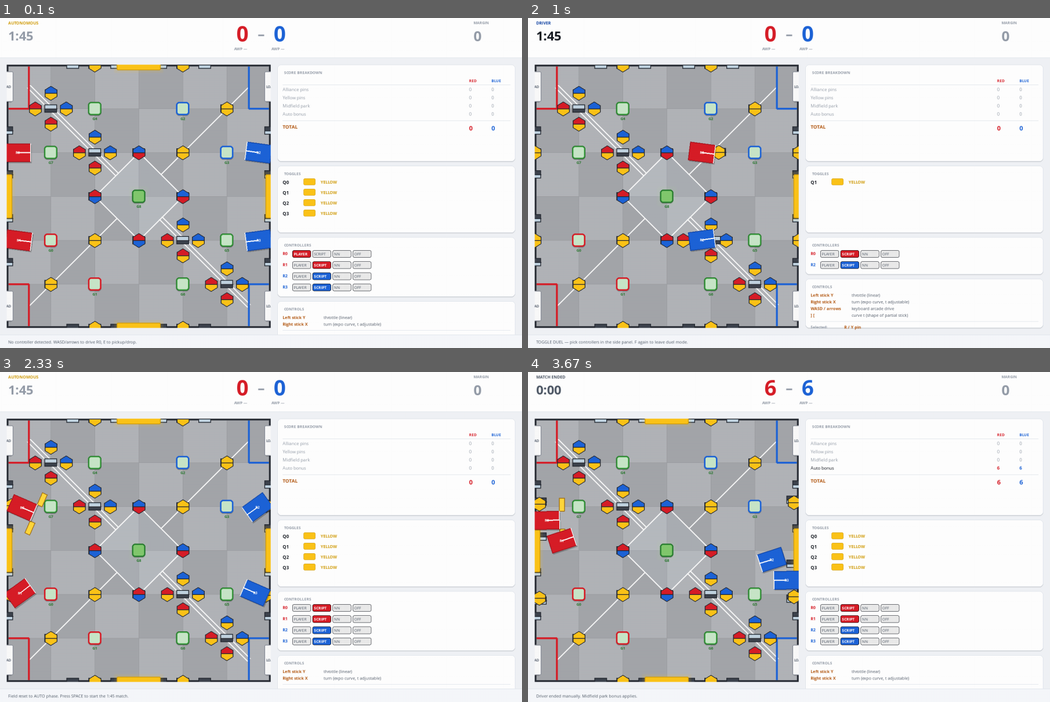
Above: before the commit, frames 1-4 (two rows, left to right).
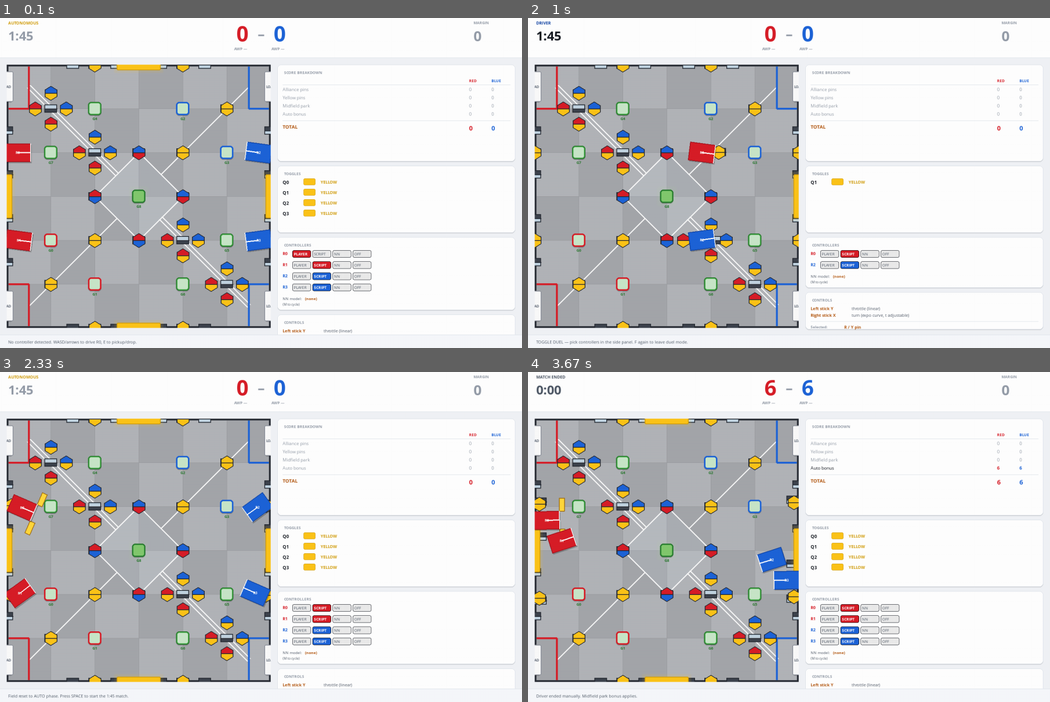
Above: after the commit, the same moments.

Repository: Joboyoyo/vex-override-sim
Game: pygame game, started from render/pygame_view.py
Same seed, same stepped clock (60 frames per second), same inputs: the game is played once before the commit and once after it.
Inputs:
- Up to frame 1 (0.1 s): no input
- Up to frame 2 (1 s): hold Right 0.33-0.8 s; tap F at 0.83 s
- Up to frame 3 (2.33 s): tap one key every 0.33 s from 1.17 s: E D X Space
- Up to frame 4 (3.67 s): tap E at 2.5 s; tap Page Up at 2.83 s; tap Space at 3.17, 3.57 s

The runs differ from the first frame. In frame 1, 0.8% of the frame differs, in the area x 53-99%, y 83-96%; in frame 2, 1.0%, in the area x 53-99%, y 77-95%; in frame 3, 0.8%; in frame 4, 0.8%.

Commit message:
Add NN model picker — M cycles through ai/*.pt at runtime
Scans ai/*.pt at startup, lets you cycle to the next checkpoint with M
and rebuilds any NN bots so the new weights take effect immediately.
Current model name is shown in the Controllers panel footer.

Useful for comparing training stages side-by-side in duel mode:
just save each stage as policy_NN_label.pt and press M to flip through.

Co-Authored-By: Claude Opus 4.7 (1M context) <noreply@anthropic.com>

Diff:
--- a/render/hud.py
+++ b/render/hud.py
@@ -239,11 +239,16 @@
 }
 
 
-def draw_controllers_panel(surface, rect, world, controllers: dict) -> list:
+def draw_controllers_panel(surface, rect, world, controllers: dict,
+                            nn_model_name: str = "") -> list:
     """Draw a 'who's driving who' panel. For each robot, show 4 small
     pill-buttons (PLAYER / SCRIPT / NN / OFF) — the current one is
     highlighted. Returns a list of (robot_id, kind, rect) tuples so
     the click handler in App can dispatch mouse clicks to controller changes.
+
+    If `nn_model_name` is given, also shows "NN model: <name>  (M to cycle)"
+    at the bottom of the panel so the user can see which policy checkpoint
+    is currently active.
     """
     inner = _draw_panel(surface, rect, title="Controllers")
     hit_zones = []
@@ -276,6 +281,16 @@
             bx += button_w + gap
 
         y += line_h
+
+    # Footer: current NN model name, so the user can see which checkpoint
+    # is being used by any robot whose controller is 'nn'. M cycles.
+    if nn_model_name:
+        _draw_text(surface, "NN model:", inner.left, y + 2,
+                    color=C.TEXT_SECONDARY, size=11, bold=False)
+        _draw_text(surface, nn_model_name, inner.left + 60, y + 2,
+                    color=C.TEXT_HIGHLIGHT, size=11, bold=True)
+        _draw_text(surface, "(M to cycle)", inner.left, y + 18,
+                    color=C.TEXT_SECONDARY, size=10, bold=False)
     return hit_zones
 
 
@@ -295,6 +310,7 @@
     ("B",              "toggle AI bots on/off"),
     ("F",              "AI-vs-AI toggle duel mode (zoomed quadrant)"),
     ("N",              "in duel: swap red bot ↔ neural-network policy"),
+    ("M",              "cycle NN model (ai/*.pt: BC → DAGGER → PPO → …)"),
     ("Click goal",     "auto-place: pin → cup → pin → ... (SC2)"),
     ("Right-click",    "remove TOP-of-stack object"),
     ("1-4 / 5-6",      "pin type / cup orientation"),
--- a/render/pygame_view.py
+++ b/render/pygame_view.py
@@ -200,6 +200,16 @@
         }
         # Backing bot instances for non-player controllers.
         self.bot_instances: dict[int, object] = {}
+        # Discover available NN policy checkpoints under ai/*.pt so the user
+        # can cycle between models (BC vs DAGGER vs PPO vs self-play vs mixed)
+        # with the M key and see how training improved the policy over time.
+        self.nn_model_paths: list = self._discover_nn_models()
+        self.nn_model_idx: int = 0
+        # Prefer toggle_duel_policy.pt as the starting model if present.
+        for i, p in enumerate(self.nn_model_paths):
+            if p.name == "toggle_duel_policy.pt":
+                self.nn_model_idx = i
+                break
         for rid, kind in self.controllers.items():
             self._rebuild_controller(rid, kind)
         # Keep self.bots in sync for any older code paths that still expect it.
@@ -1099,6 +1109,12 @@
             # Swap red duel bot ↔ neural-network policy (loads ai/toggle_duel_policy.pt)
             self._swap_red_bot_to_nn()
 
+        elif event.key == pygame.K_m:
+            # Cycle to the next NN policy checkpoint in ai/*.pt and reload
+            # any active NN bots so improvements between training stages
+            # (BC → DAGGER → PPO → self-play → mixed) can be compared live.
+            self._cycle_nn_model()
+
         elif event.key == pygame.K_b:
             # Toggle all bots on/off
             if self.bots:
@@ -1292,6 +1308,55 @@
 
     # -- Controller management -------------------------------------------------
 
+    def _discover_nn_models(self) -> list:
+        """Scan ai/*.pt for available policy checkpoints. Returns a list of
+        Path objects sorted alphabetically so the cycle order is stable."""
+        from pathlib import Path
+        ai_dir = Path(__file__).resolve().parent.parent / "ai"
+        if not ai_dir.is_dir():
+            return []
+        return sorted(ai_dir.glob("*.pt"))
+
+    def _current_nn_model_path(self):
+        """Return the Path of the currently-selected NN policy file, or None."""
+        if not self.nn_model_paths:
+            return None
+        idx = self.nn_model_idx % len(self.nn_model_paths)
+        return self.nn_model_paths[idx]
+
+    def _current_nn_model_name(self) -> str:
+        p = self._current_nn_model_path()
+        return p.stem if p is not None else "(none)"
+
+    def _cycle_nn_model(self) -> None:
+        """Advance to the next NN policy checkpoint and rebuild any NN bots
+        so they pick up the new weights immediately."""
+        if not self.nn_model_paths:
+            self.status = "No NN models found under ai/*.pt."
+            return
+        # Re-scan in case the user added a new .pt while running.
+        self.nn_model_paths = self._discover_nn_models()
+        cur_name = self._current_nn_model_name()
+        # Find current in fresh list (in case ordering shifted) then advance.
+        new_idx = 0
+        for i, p in enumerate(self.nn_model_paths):
+            if p.stem == cur_name:
+                new_idx = (i + 1) % len(self.nn_model_paths)
+                break
+        self.nn_model_idx = new_idx
+        # Rebuild any robots currently set to 'nn' so they load the new model.
+        nn_robots = [rid for rid, k in self.controllers.items() if k == 'nn']
+        for rid in nn_robots:
+            self._rebuild_controller(rid, 'nn')
+        self._sync_bots_list()
+        new_name = self._current_nn_model_name()
+        if nn_robots:
+            self.status = (f"NN model -> {new_name}  "
+                            f"(rebuilt R{','.join(str(r) for r in nn_robots)})")
+        else:
+            self.status = (f"NN model -> {new_name}  "
+                            f"(no NN bots active — set one via the controllers panel)")
+
     def _rebuild_controller(self, robot_id: int, kind: str) -> None:
         """Create / replace / clear the bot instance for `robot_id` based on
         the requested controller `kind` ('player'/'scripted'/'nn'/'none')."""
@@ -1306,14 +1371,12 @@
             self.bot_instances[robot_id] = b
         elif kind == 'nn':
             try:
-                from pathlib import Path
                 from ai.nn_policy import MLPPolicy
                 from ai.nn_bot import NNBot
-                model_path = (Path(__file__).resolve().parent.parent
-                              / "ai" / "toggle_duel_policy.pt")
-                if not model_path.exists():
-                    self.status = (f"NN model not found at {model_path.name}; "
-                                    f"using scripted instead.")
+                model_path = self._current_nn_model_path()
+                if model_path is None or not model_path.exists():
+                    self.status = ("No NN model checkpoints found in ai/*.pt; "
+                                    "using scripted instead.")
                     self.controllers[robot_id] = 'scripted'
                     self._rebuild_controller(robot_id, 'scripted')
                     return
@@ -1548,8 +1611,8 @@
 
         bd_h = 260
         tog_h = 180
-        # Per-robot row ~30 px tall plus header padding
-        ctrl_h = 40 + 30 * max(1, len(self.world.robots))
+        # Per-robot row ~30 px tall plus header padding plus footer (NN model)
+        ctrl_h = 40 + 30 * max(1, len(self.world.robots)) + 36
         help_h = max(100, side_h_total - bd_h - tog_h - ctrl_h - 36)
 
         bd_rect = pygame.Rect(self.layout.side_x, side_y, self.layout.side_w, bd_h)
@@ -1562,7 +1625,8 @@
         ctrl_rect = pygame.Rect(self.layout.side_x, tog_rect.bottom + 12,
                                   self.layout.side_w, ctrl_h)
         self._controller_hits = H.draw_controllers_panel(
-            self.screen, ctrl_rect, self.world, self.controllers)
+            self.screen, ctrl_rect, self.world, self.controllers,
+            nn_model_name=self._current_nn_model_name())
 
         help_rect = pygame.Rect(self.layout.side_x, ctrl_rect.bottom + 12,
                                 self.layout.side_w, help_h)
